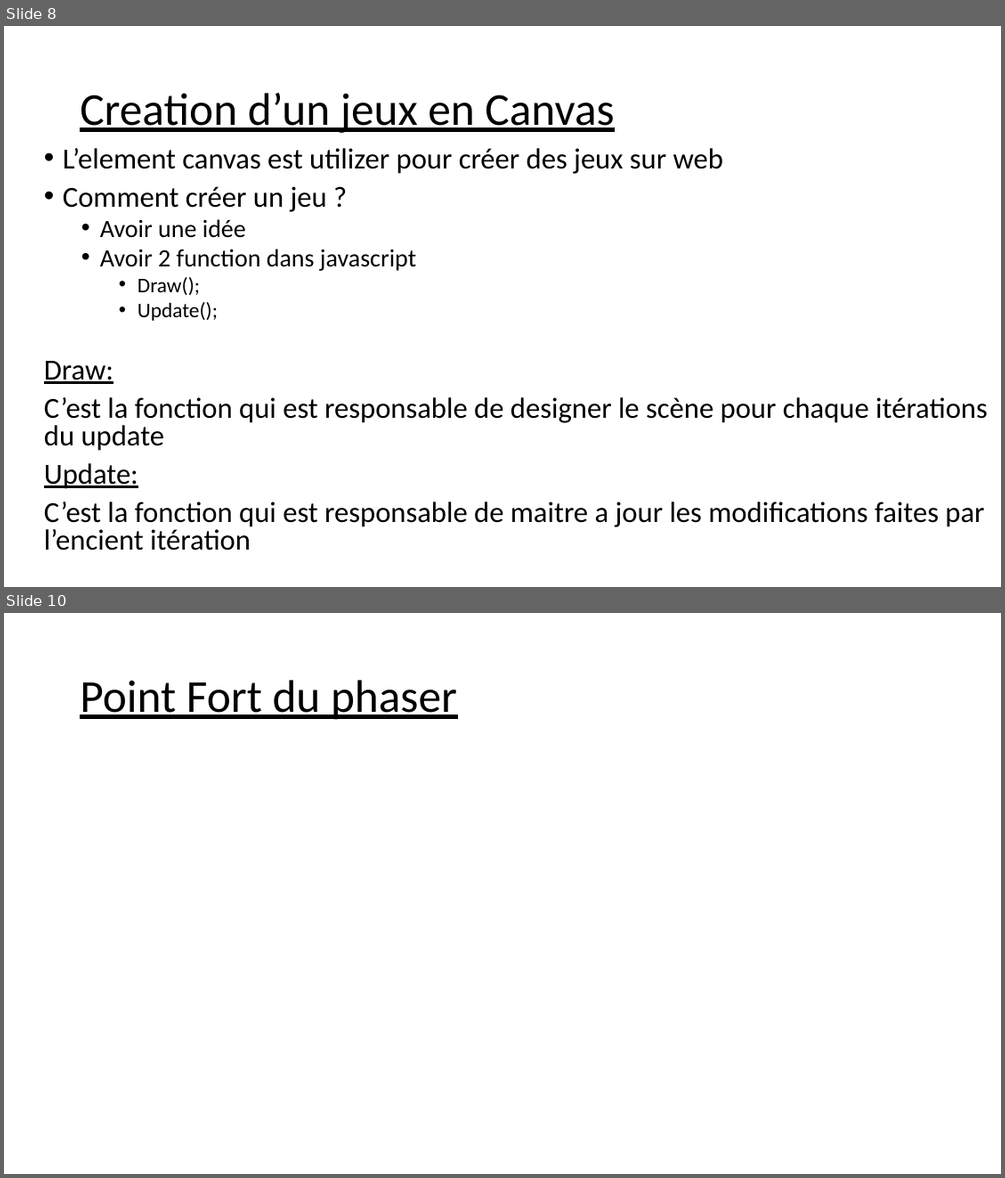
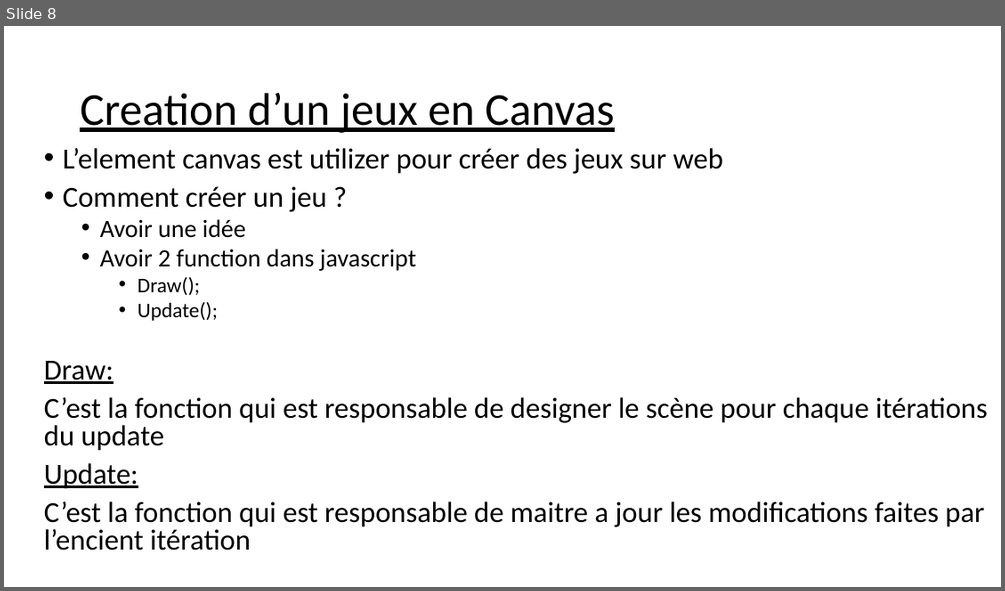
Before and after one commit to balamddine/NewHtml5, a slide deck: CanvasGame/Un jeu en canvas.pptx. Shown one above the other, each under a label of ours: slides 8 and 10 before the commit, slide 8 after it; the slides between them are not shown. The pictures are 1005x1178 and 1005x591 pixels, drawn with LibreOffice and Linux fonts; fonts in the diff are those of the drawing. Boxes give left, top, right and bottom in pixels: in the first picture for what was removed or moved away, otherwise in the second. Text is boxed around its words. In the diff, an @@ line names an element or a change of style, - is before the commit and + after.

```diff
--- a/CanvasGame/Un jeu en canvas.pptx
+++ b/CanvasGame/Un jeu en canvas.pptx
@@ slide 10 removed at bbox=[4, 613, 1001, 1174], background #FFFFFF @@
@@ title removed at bbox=[80, 680, 457, 720] @@
-Point Fort du phaser
```
Also in this commit, not shown: 1 slide changed, 2 slides added, 16 other files.
